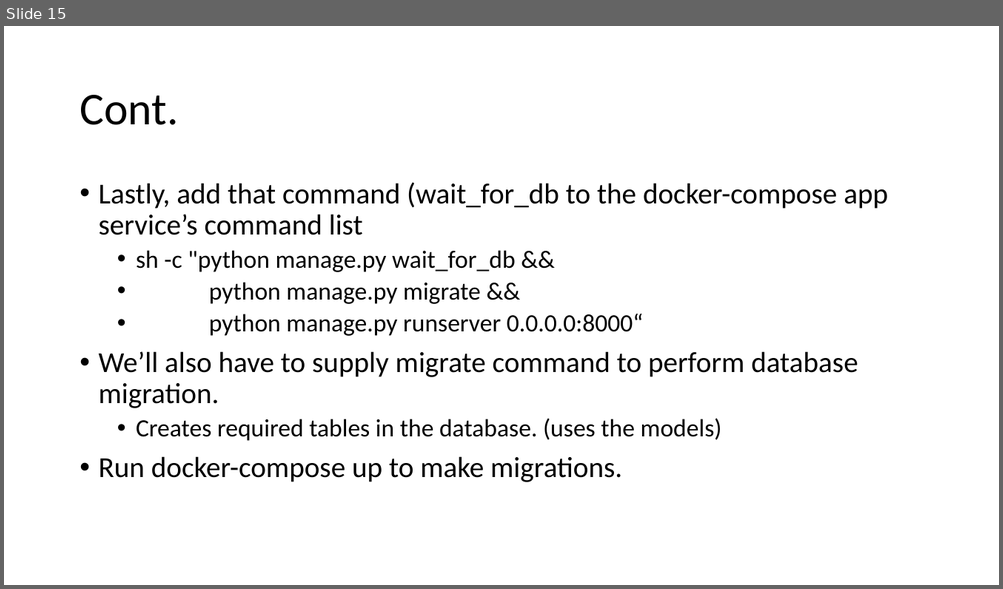
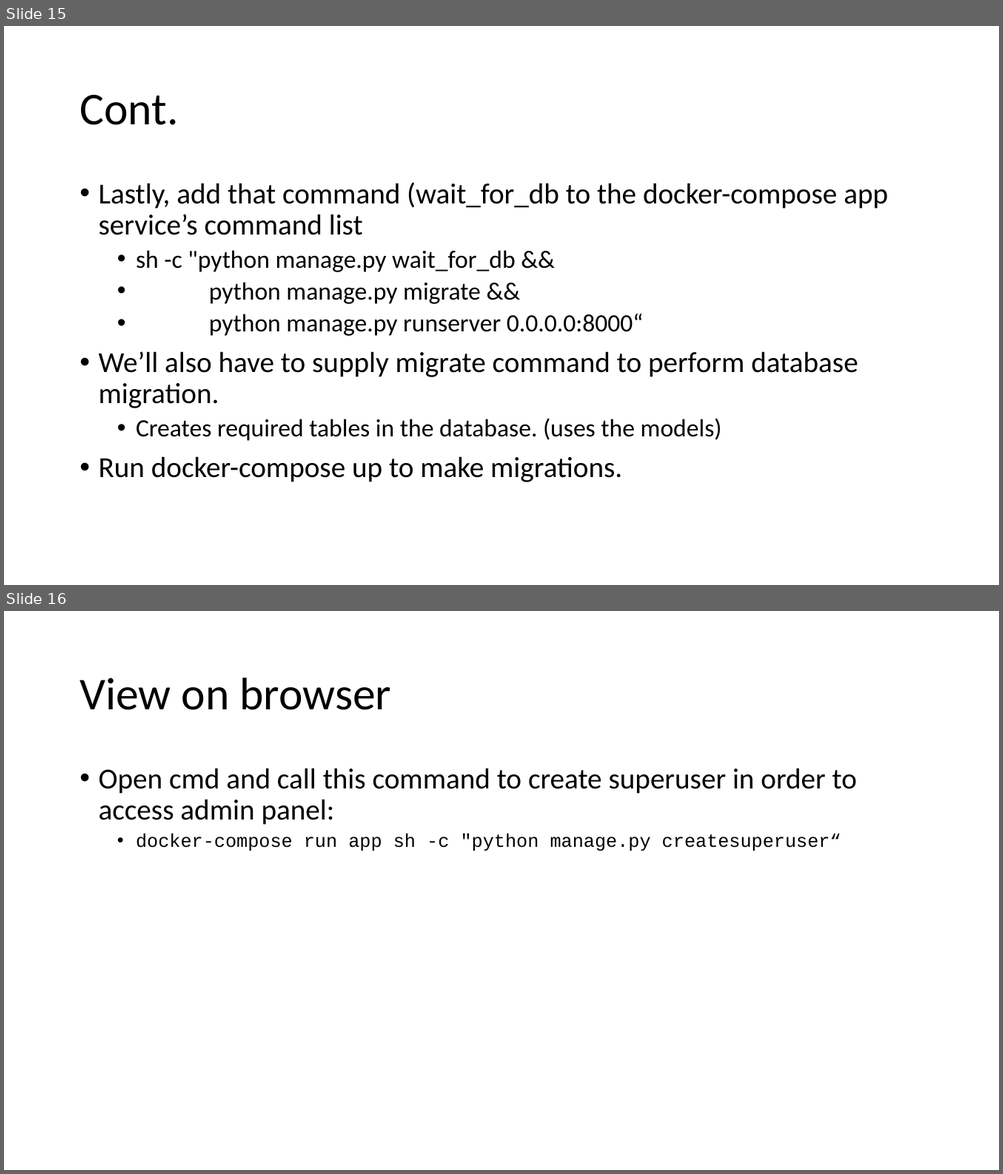
Before and after one commit to Smit24-git/recipe-app-api, a slide deck: Advance Django setup.pptx. Shown one above the other, each under a label of ours: slide 15 before the commit, slides 15 and 16 after it. The pictures are 1003x589 and 1003x1174 pixels, drawn with LibreOffice and Linux fonts; fonts in the diff are those of the drawing. Boxes give left, top, right and bottom in pixels: in the first picture for what was removed or moved away, otherwise in the second. Text is boxed around its words. In the diff, an @@ line names an element or a change of style, - is before the commit and + after.

```diff
--- a/Advance Django setup.pptx
+++ b/Advance Django setup.pptx
@@ slide 16 added at (4,611,999,1170), background #FFFFFF @@
@@ title added at (79,678,392,710), 44 pt, text #000000 @@
+View on browser
@@ text added at (99,768,856,851), 28 pt, text #000000 @@
+• Open cmd and call this command to create superuser in order to access admin panel:
+  • docker-compose run app sh -c "python manage.py createsuperuser“
```
Also in this commit, not shown: 1 slide changed, 1 other slide added, 9 other files.
